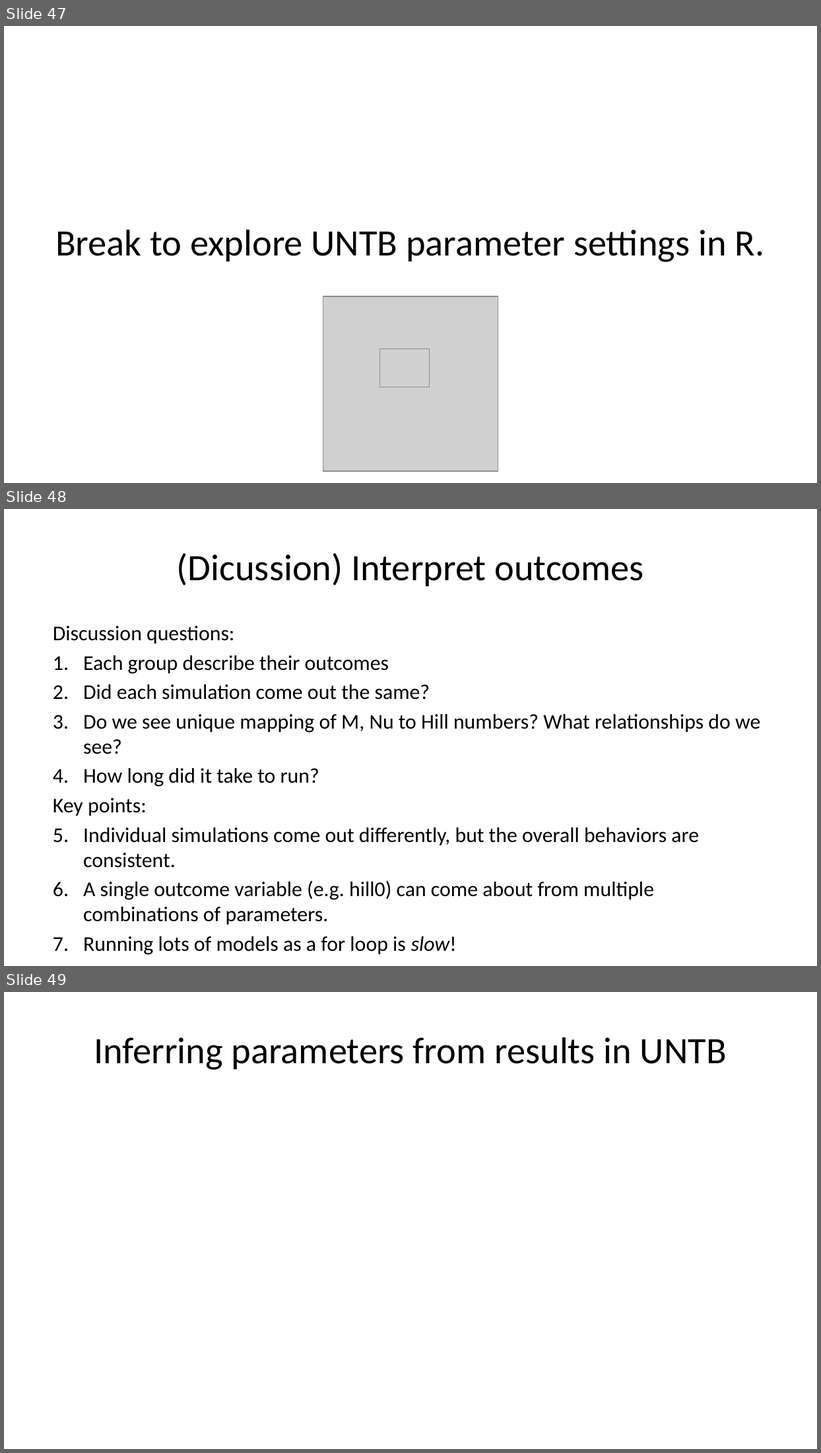
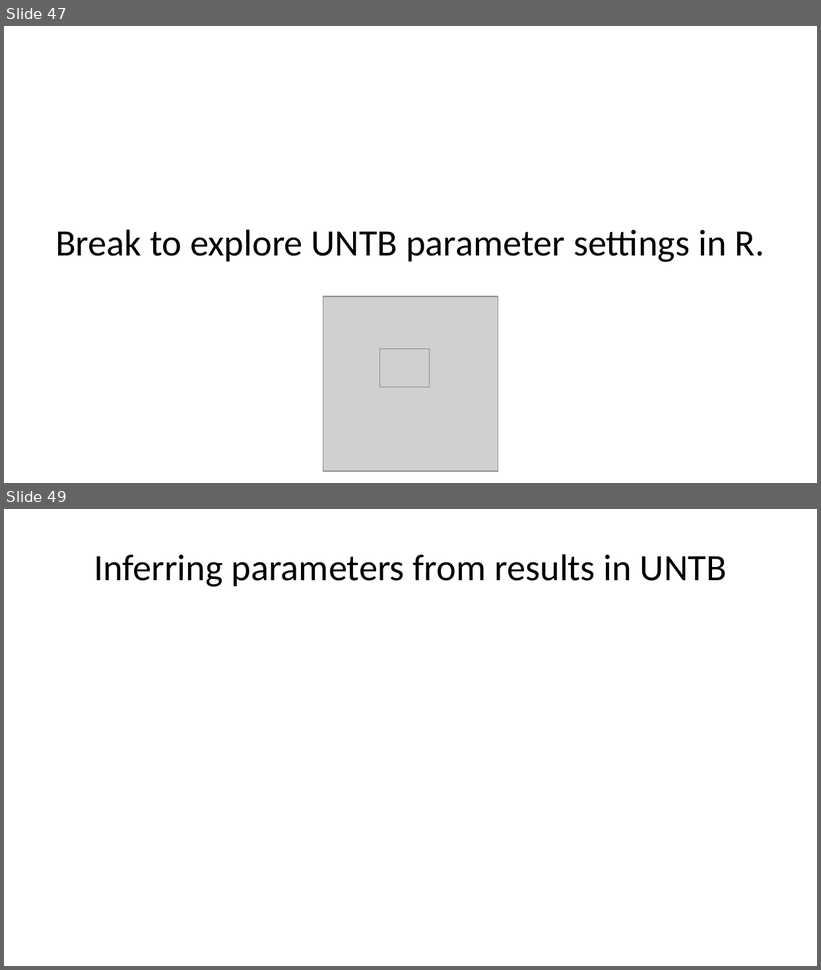
Before and after one commit to role-model/process-models-workshop, a slide deck: slides/day1_slides.pptx. Shown one above the other, each under a label of ours: slides 47, 48 and 49 before the commit, slides 47 and 49 after it; the slides between them are not shown. The pictures are 821x1453 and 821x970 pixels, drawn with LibreOffice and Linux fonts; fonts in the diff are those of the drawing; grey boxes stand for pictures. Boxes give left, top, right and bottom in pixels: in the first picture for what was removed or moved away, otherwise in the second. Text is boxed around its words. In the diff, an @@ line names an element or a change of style, - is before the commit and + after.

```diff
--- a/slides/day1_slides.pptx
+++ b/slides/day1_slides.pptx
@@ slide 48 removed at [4,509,817,966], background #FFFFFF @@
@@ title removed at [177,553,644,586] @@
-(Dicussion) Interpret outcomes
@@ text removed at [53,626,760,955] @@
-Discussion questions:
-1. Each group describe their outcomes
-2. Did each simulation come out the same?
-3. Do we see unique mapping of M, Nu to Hill numbers? What relationships do we see?
-4. How long did it take to run?
-Key points:
-1. Individual simulations come out differently, but the overall behaviors are consistent.
-2. A single outcome variable (e.g. hill0) can come about from multiple combinations of parameters.
-3. Running lots of models as a for loop is slow!
```
Also in this commit, not shown: 1 slide changed, 1 slide added.
